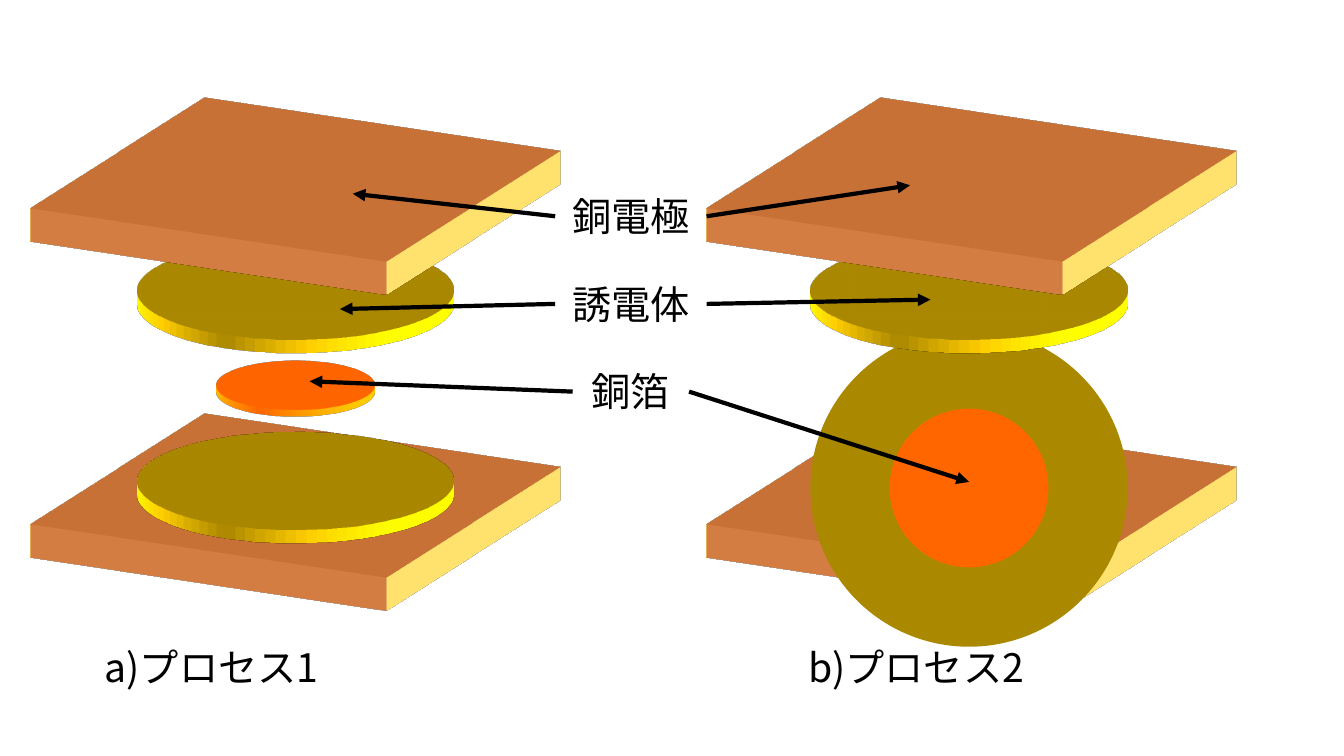
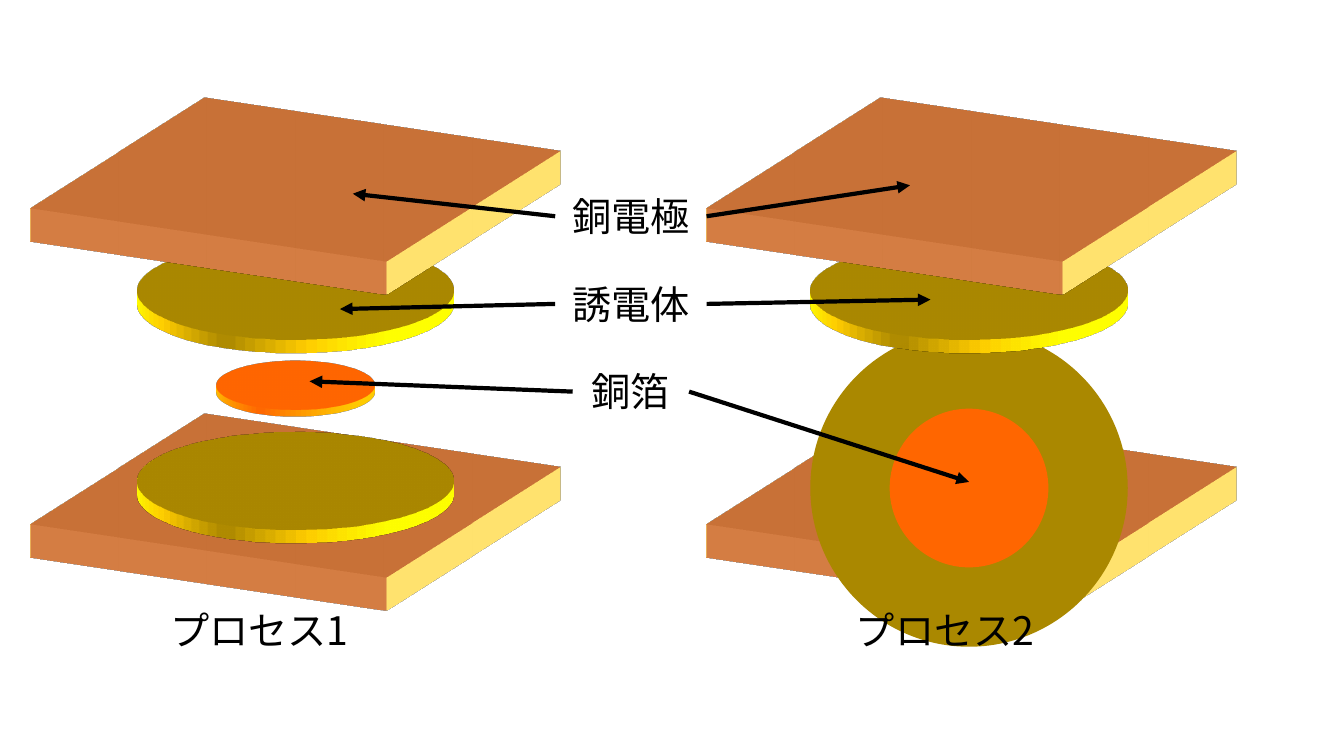
Before and after one commit to yanagi-jabee-28/TeX-Folder, a slide deck: slide 1 of SOTURON/image/BCDR説明.pptx. Drawn at 1344x756 pixels with LibreOffice and Linux fonts; fonts in the diff are those of the drawing. Boxes give left, top, right and bottom in pixels: in the first picture for what was removed or moved away, otherwise in the second. Text is boxed around its words. In the diff, an @@ line names an element or a change of style, - is before the commit and + after.

```diff
--- a/SOTURON/image/BCDR説明.pptx
+++ b/SOTURON/image/BCDR説明.pptx
@@ text at bbox=[170, 605, 348, 647]: text changed @@
-a)プロセス1
+プロセス1
@@ text at bbox=[856, 605, 1034, 656]: text changed @@
-b)プロセス2
+プロセス2
```
Also in this commit, not shown: 3 other files.
